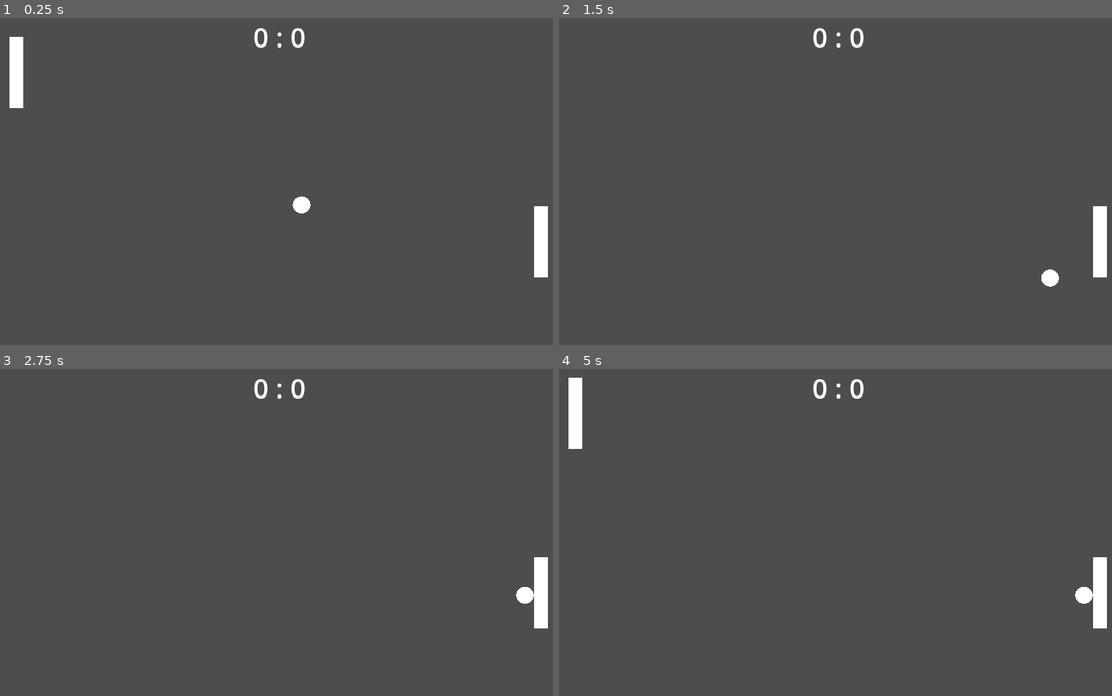
Above: before the commit, frames 1-4 (two rows, left to right).
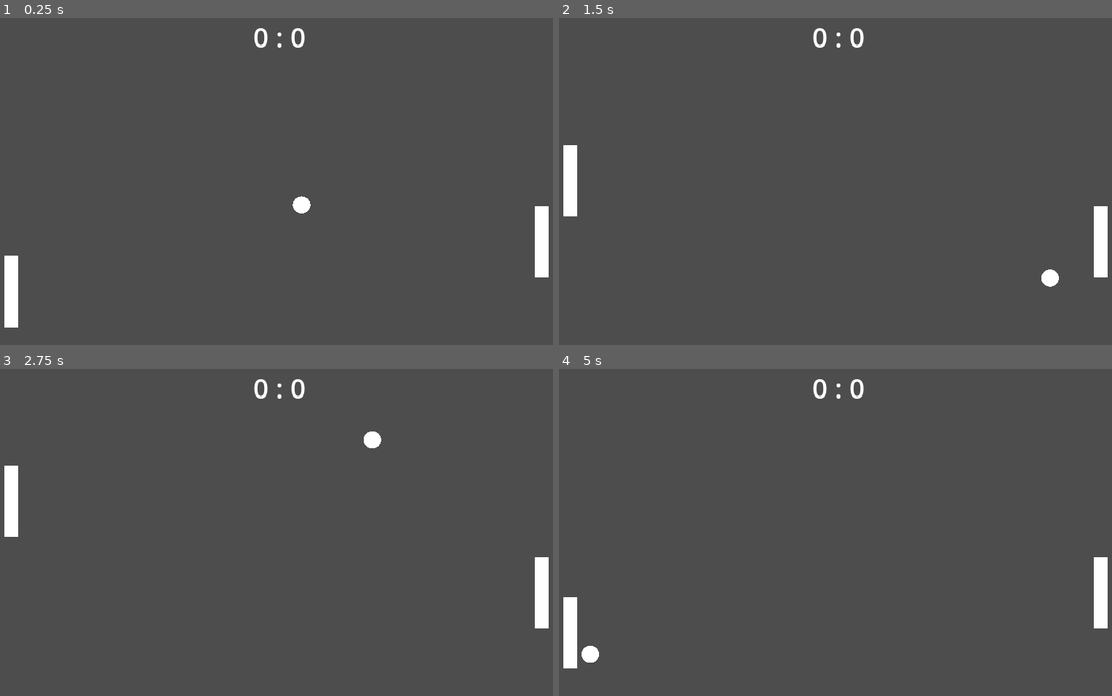
Above: after the commit, the same moments.

Repository: PhilKubz/pong_practice
Game: Godot game, scene res://Scenes/level.tscn
Same seed, same stepped clock (60 frames per second), same inputs: the game is played once before the commit and once after it.
Inputs:
- Up to frame 1 (0.25 s): no input
- Up to frame 2 (1.5 s): hold W (move_up) 0.53-1.28 s; hold S (move_down) from 1.28 s (still down)
- Up to frame 3 (2.75 s): release S (move_down) at 2.03 s; hold W (move_up) from 2.03 s (still down)
- Up to frame 4 (5 s): release W (move_up) at 3.53 s; hold S (move_down) from 3.53 s (still down)

The runs differ from the first frame. In frame 1, 1.2% of the frame differs, in the area x 0-100%, y 5-95%; in frame 2, 0.6%; in frame 3, 0.9%; in frame 4, 1.4%, in the area x 0-100%, y 2-92%.

Commit message:
ball physics / collision update

Diff:
--- a/Scenes/bumper.tscn
+++ b/Scenes/bumper.tscn
@@ -8,7 +8,7 @@
 
 [node name="Bumper" type="Area2D"]
 collision_layer = 8
-collision_mask = 4
+collision_mask = 7
 script = ExtResource("1_lxcdv")
 
 [node name="Sprite2D" type="Sprite2D" parent="."]
--- a/Scenes/goal_zone_opponent.tscn
+++ b/Scenes/goal_zone_opponent.tscn
@@ -6,6 +6,8 @@
 size = Vector2(31, 832)
 
 [node name="GoalZoneOpponent" type="Area2D"]
+collision_layer = 32
+collision_mask = 4
 script = ExtResource("1_f60e2")
 
 [node name="CollisionShape2D" type="CollisionShape2D" parent="."]
--- a/Scenes/goal_zone_player.tscn
+++ b/Scenes/goal_zone_player.tscn
@@ -6,6 +6,8 @@
 size = Vector2(31, 832)
 
 [node name="GoalZonePlayer" type="Area2D"]
+collision_layer = 33
+collision_mask = 4
 script = ExtResource("1_t1ale")
 
 [node name="CollisionShape2D" type="CollisionShape2D" parent="."]
--- a/Scenes/level.tscn
+++ b/Scenes/level.tscn
@@ -1,22 +1,23 @@
-[gd_scene load_steps=9 format=3 uid="uid://6kpvsqpxd4fn"]
+[gd_scene load_steps=10 format=3 uid="uid://6kpvsqpxd4fn"]
 
 [ext_resource type="Script" path="res://Scripts/level.gd" id="1_w0pni"]
-[ext_resource type="PackedScene" uid="uid://bm47ecakgvaht" path="res://Scenes/player.tscn" id="2_sviga"]
-[ext_resource type="PackedScene" uid="uid://dem8r3hbjslas" path="res://Scenes/opponent.tscn" id="3_3p2e0"]
+[ext_resource type="PackedScene" uid="uid://dn15ronih1sjs" path="res://Scenes/player.tscn" id="2_sviga"]
+[ext_resource type="PackedScene" uid="uid://kkv8w25tartj" path="res://Scenes/opponent.tscn" id="3_3p2e0"]
 [ext_resource type="PackedScene" uid="uid://dplp1whjc0da2" path="res://Scenes/ball.tscn" id="4_pkfsu"]
 [ext_resource type="PackedScene" uid="uid://d382cukj8imbd" path="res://Scenes/bumper.tscn" id="5_cc7jf"]
 [ext_resource type="PackedScene" uid="uid://ebpheaq3qoqu" path="res://Scenes/goal_zone_opponent.tscn" id="6_vd7l1"]
 [ext_resource type="PackedScene" uid="uid://df0vdt3vkxn2b" path="res://Scenes/goal_zone_player.tscn" id="7_lg0xi"]
 [ext_resource type="PackedScene" uid="uid://crveab7iw7qmp" path="res://Scenes/hud.tscn" id="8_gujps"]
+[ext_resource type="PackedScene" uid="uid://bmaygdqfwad0e" path="res://Scenes/window_edge.tscn" id="8_uq2fi"]
 
 [node name="Level" type="Node2D"]
 script = ExtResource("1_w0pni")
 
 [node name="Player" parent="." instance=ExtResource("2_sviga")]
-position = Vector2(57, 112)
+position = Vector2(47, 546)
 
 [node name="Opponent" parent="." instance=ExtResource("3_3p2e0")]
-position = Vector2(1095, 447)
+position = Vector2(1096, 447)
 
 [node name="Ball" parent="." instance=ExtResource("4_pkfsu")]
 position = Vector2(545, 296)
@@ -32,10 +33,16 @@
 
 [node name="GoalZonePlayer" parent="OutsideWindowElements" instance=ExtResource("7_lg0xi")]
 
+[node name="WindowEdge" parent="OutsideWindowElements" instance=ExtResource("8_uq2fi")]
+
+[node name="WindowEdge2" parent="OutsideWindowElements" instance=ExtResource("8_uq2fi")]
+position = Vector2(0, 663)
+
 [node name="CanvasLayer" type="CanvasLayer" parent="."]
 
 [node name="HUD" parent="CanvasLayer" instance=ExtResource("8_gujps")]
 
+[connection signal="ball_hit_paddle" from="Player" to="." method="_on_player_ball_hit_paddle"]
 [connection signal="ball_hit_paddle" from="Opponent" to="." method="_on_opponent_ball_hit_paddle"]
 [connection signal="ball_hit_bumper" from="OutsideWindowElements/Bumper" to="." method="_on_bumper_ball_hit_bumper"]
 [connection signal="ball_hit_bumper" from="OutsideWindowElements/Bumper2" to="." method="_on_bumper_2_ball_hit_bumper"]
--- a/Scenes/opponent.tscn
+++ b/Scenes/opponent.tscn
@@ -1,15 +1,14 @@
-[gd_scene load_steps=4 format=3 uid="uid://dem8r3hbjslas"]
+[gd_scene load_steps=4 format=3 uid="uid://kkv8w25tartj"]
 
 [ext_resource type="Texture2D" uid="uid://cltn2ytu5m282" path="res://Assets/Textures/Player/Paddle.png" id="1_5c4o4"]
 [ext_resource type="Script" path="res://Scripts/opponent.gd" id="1_kfwwn"]
 
-[sub_resource type="RectangleShape2D" id="RectangleShape2D_l4e6v"]
+[sub_resource type="RectangleShape2D" id="RectangleShape2D_8yicj"]
 size = Vector2(28, 141)
 
-[node name="Opponent" type="RigidBody2D"]
+[node name="Opponent" type="Area2D"]
 collision_layer = 2
-collision_mask = 12
-gravity_scale = 0.0
+collision_mask = 20
 script = ExtResource("1_kfwwn")
 
 [node name="Sprite2D" type="Sprite2D" parent="."]
--- /dev/null
+++ b/Scenes/player.gd
@@ -0,0 +1,19 @@
+extends Paddle
+
+class_name Player
+
+func ready():
+	print("player exists")
+
+
+
+func _process(delta):
+	var motion = Vector2()
+	var direction := Input.get_axis("move_up", "move_down")
+
+	if direction:
+		motion.y = direction * speed
+	else:
+		motion.y = move_toward(motion.y, 0, speed * delta)
+
+	translate(motion * delta)
--- a/Scenes/player.tscn
+++ b/Scenes/player.tscn
@@ -1,15 +1,14 @@
-[gd_scene load_steps=4 format=3 uid="uid://bm47ecakgvaht"]
+[gd_scene load_steps=4 format=3 uid="uid://dn15ronih1sjs"]
 
-[ext_resource type="Script" path="res://Scripts/Player.gd" id="1_7ga73"]
+[ext_resource type="Script" path="res://Scenes/player.gd" id="1_gn741"]
 [ext_resource type="Texture2D" uid="uid://cltn2ytu5m282" path="res://Assets/Textures/Player/Paddle.png" id="2_qlbop"]
 
-[sub_resource type="RectangleShape2D" id="RectangleShape2D_5b5xt"]
+[sub_resource type="RectangleShape2D" id="RectangleShape2D_8cknn"]
 size = Vector2(28, 141)
 
-[node name="Player" type="CharacterBody2D"]
-collision_mask = 12
-motion_mode = 1
-script = ExtResource("1_7ga73")
+[node name="Player" type="Area2D"]
+collision_mask = 28
+script = ExtResource("1_gn741")
 
 [node name="Sprite2D" type="Sprite2D" parent="."]
 position = Vector2(-0.437495, -6)
@@ -18,4 +17,6 @@
 
 [node name="CollisionShape2D" type="CollisionShape2D" parent="."]
 position = Vector2(-1, -3.5)
-shape = SubResource("RectangleShape2D_5b5xt")
+shape = SubResource("RectangleShape2D_8cknn")
+
+[connection signal="body_entered" from="." to="." method="_on_body_entered"]
--- /dev/null
+++ b/Scenes/player_old.tscn
@@ -0,0 +1,20 @@
+[gd_scene load_steps=4 format=3 uid="uid://pvn2vbnhe6uq"]
+
+[ext_resource type="Script" path="res://Scripts/player_old.gd" id="1_msyh7"]
+[ext_resource type="Texture2D" uid="uid://cltn2ytu5m282" path="res://Assets/Textures/Player/Paddle.png" id="2_qlbop"]
+
+[sub_resource type="RectangleShape2D" id="RectangleShape2D_g2wtk"]
+size = Vector2(28, 141)
+
+[node name="Player" type="CharacterBody2D"]
+collision_mask = 20
+script = ExtResource("1_msyh7")
+
+[node name="Sprite2D" type="Sprite2D" parent="."]
+position = Vector2(-0.437495, -6)
+scale = Vector2(1.82617, 2.28125)
+texture = ExtResource("2_qlbop")
+
+[node name="CollisionShape2D" type="CollisionShape2D" parent="."]
+position = Vector2(-1, -3.5)
+shape = SubResource("RectangleShape2D_g2wtk")
--- /dev/null
+++ b/Scenes/window_edge.tscn
@@ -0,0 +1,20 @@
+[gd_scene load_steps=3 format=3 uid="uid://bmaygdqfwad0e"]
+
+[ext_resource type="Texture2D" uid="uid://cltn2ytu5m282" path="res://Assets/Textures/Player/Paddle.png" id="1_lbqpy"]
+
+[sub_resource type="RectangleShape2D" id="RectangleShape2D_vufn5"]
+size = Vector2(1152, 15)
+
+[node name="WindowEdge" type="StaticBody2D"]
+collision_layer = 16
+collision_mask = 3
+
+[node name="Sprite2D" type="Sprite2D" parent="."]
+position = Vector2(594.631, -6.99997)
+rotation = 1.5708
+scale = Vector2(1, 18.5813)
+texture = ExtResource("1_lbqpy")
+
+[node name="CollisionShape2D" type="CollisionShape2D" parent="."]
+position = Vector2(576, -7.5)
+shape = SubResource("RectangleShape2D_vufn5")
--- a/Scripts/Player.gd
+++ /dev/null
@@ -1,37 +0,0 @@
-extends CharacterBody2D
-
-class_name Player
-
-@export var speed = 400
-
-func _ready():
-	pass
-
-func _process(delta):
-
-	var direction := Input.get_axis("move_up", "move_down")
-	if direction:
-		velocity.y = direction * speed
-	else:
-		velocity.y = move_toward(velocity.y, 0, speed)
-
-	move_and_slide()
-
-
-
-#
-#func _on_area_entered(area):
-#	if area is Ball:
-#		player_hit_ball.emit()
-#	if active == true:
-#		velocity.y = speed
-#	else:
-#		velocity.y = 0
-#
-#	if Input.is_action_pressed("move_up"):
-#		active = true
-#		velocity.y = -speed
-#	if Input.is_action_pressed("move_down"):
-#		active = true
-#		velocity.y = speed
-#	print(velocity)
--- a/Scripts/goal_zone_opponent.gd
+++ b/Scripts/goal_zone_opponent.gd
@@ -5,3 +5,4 @@
 
 func _on_body_entered(body):
 	body.queue_free()
+	print("Goal - Opponent")
--- a/Scripts/goal_zone_player.gd
+++ b/Scripts/goal_zone_player.gd
@@ -5,3 +5,4 @@
 
 func _on_body_entered(body):
 	body.queue_free()
+	print("Goal - Player")
--- a/Scripts/level.gd
+++ b/Scripts/level.gd
@@ -11,11 +11,10 @@
 	pass
 
 
-
 # Hit Functions to handle ball movement/direciton
 
 #Paddle Hits
-func _on_ball_ball_hit_player():
+func _on_player_ball_hit_paddle():
 	paddle_hit()
 	print("paddle player hit")
 
--- a/Scripts/opponent.gd
+++ b/Scripts/opponent.gd
@@ -1,27 +1,5 @@
-extends RigidBody2D
-
-class_name Opponent
-
-signal ball_hit_paddle
-
-@export var speed = 400
-
-# Called when the node enters the scene tree for the first time.
-func _ready():
-	print("Opponent exists")
+extends Paddle
 
 
-# Called every frame. 'delta' is the elapsed time since the previous frame.
-func _process(delta: float) -> void:
-	pass
-
-
-func _on_body_entered(body):
-	if body is Ball:
-		ball_hit_paddle.emit()
-		print("Ball hit paddle")
-
-#func _on_area_entered(area):
-#	if area is Ball:
-#		ball_hit_paddle.emit()
-#		print("Ball hit paddle")
+func ready():
+	print("Opponent exists")
--- /dev/null
+++ b/Scripts/paddle.gd
@@ -0,0 +1,20 @@
+extends Area2D
+
+class_name Paddle
+
+signal ball_hit_paddle
+
+@export var speed = 400
+
+
+func _ready():
+	pass
+
+func _process(delta):
+	pass
+
+
+func _on_body_entered(body):
+	if body is Ball:
+		ball_hit_paddle.emit()
+		print("Ball hit paddle")
--- /dev/null
+++ b/Scripts/player_old.gd
@@ -0,0 +1,48 @@
+extends CharacterBody2D
+
+class_name PlayerOld
+
+signal ball_hit_paddle
+
+@export var speed = 400
+
+func _ready():
+	pass
+
+func _process(delta):
+	var motion = Vector2()
+	var direction := Input.get_axis("move_up", "move_down")
+	if direction:
+		velocity.y = direction * speed
+	else:
+		velocity.y = move_toward(velocity.y, 0, speed)
+
+	move_and_slide()
+
+#func _process(delta):
+#	var motion = Vector2()
+#
+#	if Input.is_action_pressed("move_up"):
+#		motion.y -= 1
+#	if Input.is_action_pressed("move_down"):
+#		motion.y += 1
+#
+#	motion = motion.normalized() * speed * delta
+#	move_and_slide(motion)
+#
+#	for i in get_slide_count():
+#		var collision = get_slide_collision(i)
+#	if collision.collider is RigidBody2D:
+#		var collision_normal = collision.normal
+#		var new_direction = reflect(motion.normalized(), collision_normal)
+#		motion = new_direction * speed * delta
+#		move_and_slide(motion)
+#
+#	if collision.collider is Ball:
+#		emit_signal("ball_hit_paddle")
+#func _on_body_entered(body):
+#	print("Collision detected with", body)
+#	if body is Ball:
+#		ball_hit_paddle.emit()
+#		print("on_body_entered working for player")
+#		print("Ball hit paddle")
--- a/project.godot
+++ b/project.godot
@@ -44,6 +44,8 @@
 2d_physics/layer_2="opponent"
 2d_physics/layer_3="ball"
 2d_physics/layer_4="bumper"
+2d_physics/layer_5="window_edge"
+2d_physics/layer_6="goal_zone"
 
 [rendering]
 
Not shown: 1 places in Scenes/opponent.tscn that only renumber resources
